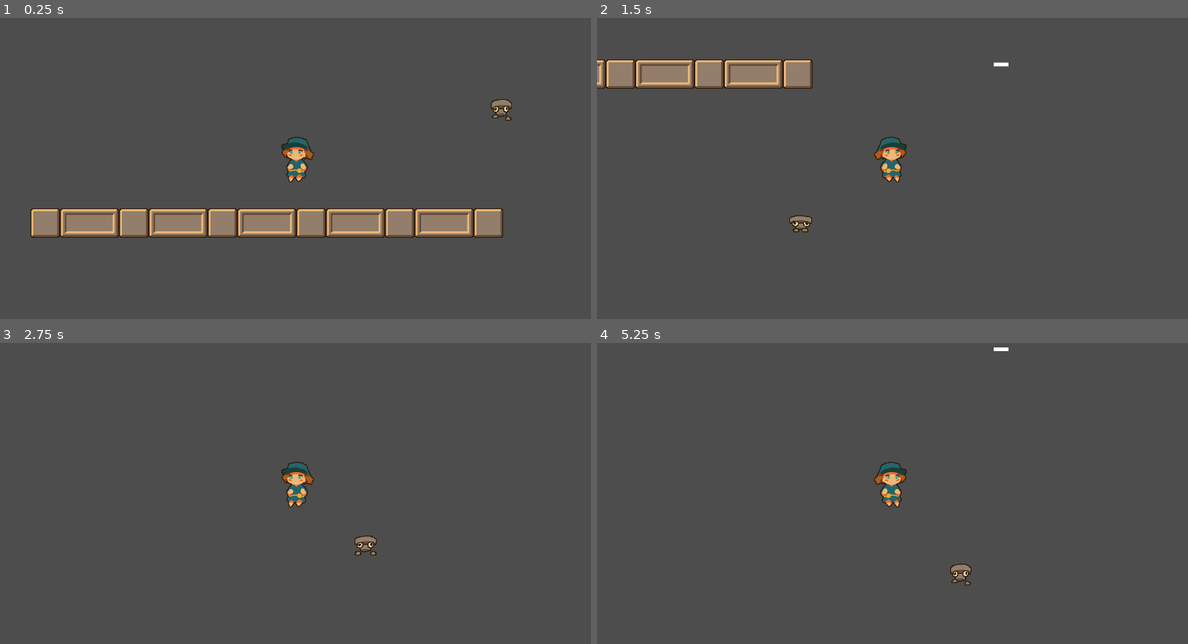
Above: before the commit, frames 1-4 (two rows, left to right).
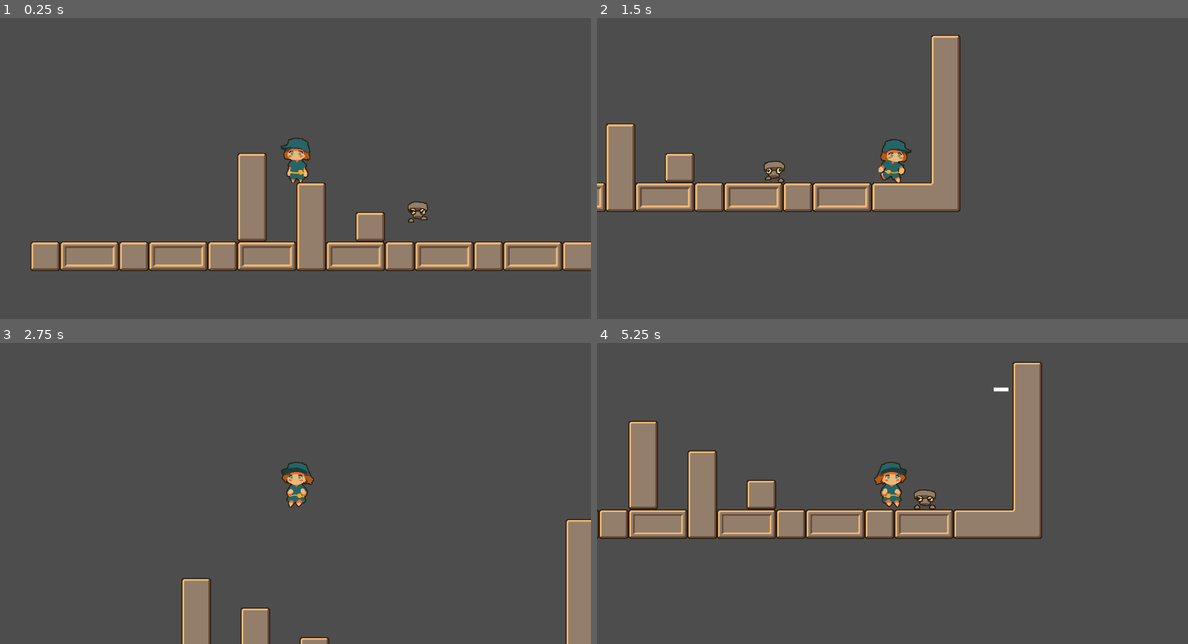
Above: after the commit, the same moments.

Repository: 3k2ng/screws
Game: Godot game, scene res://sources/scenes/demo.tscn
Two runs of this game, one before a commit and one after it. Both use one fixed random seed, a clock stepped at 60 frames per second and the inputs below. The engine's default icon, where the game draws it, is replaced by a stand-in: a white triangle on a blue panel in a dark square.
Inputs:
- Up to frame 1 (0.25 s): no input
- Up to frame 2 (1.5 s): hold Right (move_right) from 0.53 s (still down); tap Shift (dash) at 0.6 s; tap Space (jump) at 0.77, 1.07 s; tap Z (shoot) at 0.8, 1.35 s
- Up to frame 3 (2.75 s): tap Space (jump) at 1.52, 1.55, 1.82 s; release Right (move_right) at 2.03 s; hold Left (move_left) from 2.03 s (still down); hold Space (jump) from 2.03 s (still down); tap Shift (dash) at 2.3 s
- Up to frame 4 (5.25 s): release Left (move_left) at 2.78 s; release Space (jump) at 2.78 s; hold Right (move_right) 2.78-4.28 s; tap Shift (dash) at 2.85, 4.35 s; tap Space (jump) at 3.02, 3.32, 4.52, 4.82 s; tap Z (shoot) at 3.05, 3.6, 5.1 s; hold Space (jump) 3.53-4.28 s; hold Left (move_left) 4.28-5.03 s; hold Right (move_right) from 5.03 s (still down)

The runs differ from the first frame. In frame 1, 18% of the frame differs, in the area x 5-100%, y 26-85%; in frame 2, 14%; in frame 3, 3.7%; in frame 4, 13%.

Commit message:
dsui

Diff:
--- a/sources/objects/player.gd
+++ b/sources/objects/player.gd
@@ -54,6 +54,10 @@
 @export var dash_buffer_timer_max:float = 0.6
 @onready var dash_buffer_timer:float = 0
 
+@export var shoot_timer_max:float = 0.6
+@onready var shoot_timer:float = 0
+
+var is_shooting = false
 
 enum{DASH,FREE,HIT}
 
@@ -142,6 +146,11 @@
 
 func _physics_process(delta: float) -> void:
 
+	if Input.is_action_just_pressed("shoot"):
+		is_shooting = true
+	if Input.is_action_just_released("shoot"):
+		is_shooting = false
+
 	if state == DASH:
 		dash(delta)
 		dash_anim()
@@ -158,7 +167,8 @@
 
 	move_and_slide()
 
-	if Input.is_action_just_pressed("shoot"):
+	if is_shooting && shoot_timer <= 0 && state != HIT:
+		shoot_timer = shoot_timer_max
 		var nailbul = nail_bullet.instantiate()
 		nailbul.position = self.position
 		nailbul.position.y += 20
@@ -170,7 +180,12 @@
 			nailbul.set_direction(-1)
 		self.get_parent().add_child(nailbul)
 
+
+
 	# Update timers
+	if shoot_timer > 0:
+		shoot_timer -= delta
+
 	if coyote_floor_timer > 0:
 		coyote_floor_timer -= delta
 
@@ -202,24 +217,30 @@
 	elif velocity.x < 0:
 		$Sprite.flip_h = false
 
+	var bleh = ""
+
+	if is_shooting:
+		bleh = "_gun"
+
 	if is_on_floor():
 		if velocity.x == 0:
-			$Sprite.play("idle")
-		else:
-			$Sprite.play("walk")
+			$Sprite.play("idle" + bleh)
+		else:
+			$Sprite.play("walk" + bleh)
 	elif velocity.y > 0 && is_on_wall_only() && (Input.is_action_pressed("move_right") or Input.is_action_pressed("move_left")):
-		$Sprite.play("wall")
+		$Sprite.play("wall" + bleh)
 		if wall_normal_x < 0:
 			$Sprite.flip_h = false
 		else:
 			$Sprite.flip_h = true
 	else:
 		if velocity.y >= 0:
-			$Sprite.play("fall")
-		else:
-			$Sprite.play("jump")
+			$Sprite.play("fall" + bleh)
+		else:
+			$Sprite.play("jump" + bleh)
 
 func hit(knockback):
+	$Sprite.play("hurt")
 	state = HIT
 	velocity.x = knockback
 
--- a/sources/objects/player_scene.tscn
+++ b/sources/objects/player_scene.tscn
@@ -1,13 +1,20 @@
-[gd_scene load_steps=32 format=3 uid="uid://3ecgptmh5ssx"]
+[gd_scene load_steps=56 format=3 uid="uid://3ecgptmh5ssx"]
 
 [ext_resource type="Script" path="res://sources/objects/player.gd" id="1_ml32f"]
 [ext_resource type="Texture2D" uid="uid://byf26u7ytckyk" path="res://assets/sprites/mechanic/mechanic_idle.png" id="2_5odl0"]
 [ext_resource type="Texture2D" uid="uid://cpgj5qnb3j134" path="res://assets/sprites/mechanic/mechanic_fall.png" id="2_e8gdb"]
 [ext_resource type="Texture2D" uid="uid://frevjgk8v15p" path="res://assets/sprites/mechanic/mechanic_dash.png" id="2_h2y72"]
+[ext_resource type="Texture2D" uid="uid://dfp6lfvax0weu" path="res://assets/sprites/mechanic/mechanic_dash_gun.png" id="3_jal1h"]
 [ext_resource type="AudioStream" uid="uid://cfwg5666uoxx" path="res://assets/sound fx/playejrump.mp3" id="3_sk477"]
 [ext_resource type="Texture2D" uid="uid://cpccdfxw2rgaa" path="res://assets/sprites/mechanic/mechanic_run.png" id="3_st7k7"]
 [ext_resource type="Texture2D" uid="uid://h8jvuub40ju6" path="res://assets/sprites/mechanic/mechanic_jump.png" id="4_mkudg"]
+[ext_resource type="Texture2D" uid="uid://c5qxy3kj1h4x0" path="res://assets/sprites/mechanic/mechanic_fall_gun.png" id="4_sdrlk"]
 [ext_resource type="Texture2D" uid="uid://d4mplcq7kq2x1" path="res://assets/sprites/mechanic/mechanic_slide.png" id="6_337mk"]
+[ext_resource type="Texture2D" uid="uid://cydxnl4o5vxms" path="res://assets/sprites/mechanic/mechanic_hurt.png" id="6_j8rw8"]
+[ext_resource type="Texture2D" uid="uid://cghxpwvknrxk0" path="res://assets/sprites/mechanic/mechanic_idle_gun.png" id="6_wsq84"]
+[ext_resource type="Texture2D" uid="uid://csxluqrc3f8na" path="res://assets/sprites/mechanic/mechanic_jump_gun.png" id="8_gwqwn"]
+[ext_resource type="Texture2D" uid="uid://b1un0ncgi7tgi" path="res://assets/sprites/mechanic/mechanic_run_gun.png" id="10_rgbi3"]
+[ext_resource type="Texture2D" uid="uid://hjk07jw3tgxp" path="res://assets/sprites/mechanic/mechanic_slide_gun.png" id="12_7q458"]
 
 [sub_resource type="AtlasTexture" id="AtlasTexture_udsge"]
 atlas = ExtResource("2_h2y72")
@@ -25,10 +32,22 @@
 atlas = ExtResource("2_h2y72")
 region = Rect2(384, 0, 128, 128)
 
+[sub_resource type="AtlasTexture" id="AtlasTexture_sniuw"]
+atlas = ExtResource("3_jal1h")
+region = Rect2(0, 0, 128, 128)
+
 [sub_resource type="AtlasTexture" id="AtlasTexture_imeq6"]
 atlas = ExtResource("2_e8gdb")
 region = Rect2(0, 0, 128, 128)
 
+[sub_resource type="AtlasTexture" id="AtlasTexture_ctret"]
+atlas = ExtResource("4_sdrlk")
+region = Rect2(0, 0, 128, 128)
+
+[sub_resource type="AtlasTexture" id="AtlasTexture_yph78"]
+atlas = ExtResource("6_j8rw8")
+region = Rect2(0, 0, 128, 128)
+
 [sub_resource type="AtlasTexture" id="AtlasTexture_ds2e3"]
 atlas = ExtResource("2_5odl0")
 region = Rect2(0, 0, 128, 128)
@@ -45,10 +64,30 @@
 atlas = ExtResource("2_5odl0")
 region = Rect2(384, 0, 128, 128)
 
+[sub_resource type="AtlasTexture" id="AtlasTexture_mi75p"]
+atlas = ExtResource("6_wsq84")
+region = Rect2(0, 0, 128, 128)
+
+[sub_resource type="AtlasTexture" id="AtlasTexture_wnink"]
+atlas = ExtResource("6_wsq84")
+region = Rect2(128, 0, 128, 128)
+
+[sub_resource type="AtlasTexture" id="AtlasTexture_oaedd"]
+atlas = ExtResource("6_wsq84")
+region = Rect2(256, 0, 128, 128)
+
+[sub_resource type="AtlasTexture" id="AtlasTexture_ypga1"]
+atlas = ExtResource("6_wsq84")
+region = Rect2(384, 0, 128, 128)
+
 [sub_resource type="AtlasTexture" id="AtlasTexture_63pa5"]
 atlas = ExtResource("4_mkudg")
 region = Rect2(0, 0, 128, 128)
 
+[sub_resource type="AtlasTexture" id="AtlasTexture_q1l3n"]
+atlas = ExtResource("8_gwqwn")
+region = Rect2(0, 0, 128, 128)
+
 [sub_resource type="AtlasTexture" id="AtlasTexture_scamb"]
 atlas = ExtResource("3_st7k7")
 region = Rect2(0, 0, 128, 128)
@@ -79,12 +118,48 @@
 
 [sub_resource type="AtlasTexture" id="AtlasTexture_2ynql"]
 atlas = ExtResource("3_st7k7")
+region = Rect2(896, 0, 128, 128)
+
+[sub_resource type="AtlasTexture" id="AtlasTexture_iaqfe"]
+atlas = ExtResource("10_rgbi3")
+region = Rect2(0, 0, 128, 128)
+
+[sub_resource type="AtlasTexture" id="AtlasTexture_sa0fd"]
+atlas = ExtResource("10_rgbi3")
+region = Rect2(128, 0, 128, 128)
+
+[sub_resource type="AtlasTexture" id="AtlasTexture_mfbm8"]
+atlas = ExtResource("10_rgbi3")
+region = Rect2(256, 0, 128, 128)
+
+[sub_resource type="AtlasTexture" id="AtlasTexture_tpyjm"]
+atlas = ExtResource("10_rgbi3")
+region = Rect2(384, 0, 128, 128)
+
+[sub_resource type="AtlasTexture" id="AtlasTexture_1erc4"]
+atlas = ExtResource("10_rgbi3")
+region = Rect2(512, 0, 128, 128)
+
+[sub_resource type="AtlasTexture" id="AtlasTexture_rrsgn"]
+atlas = ExtResource("10_rgbi3")
+region = Rect2(640, 0, 128, 128)
+
+[sub_resource type="AtlasTexture" id="AtlasTexture_auicw"]
+atlas = ExtResource("10_rgbi3")
+region = Rect2(768, 0, 128, 128)
+
+[sub_resource type="AtlasTexture" id="AtlasTexture_7xdcv"]
+atlas = ExtResource("10_rgbi3")
 region = Rect2(896, 0, 128, 128)
 
 [sub_resource type="AtlasTexture" id="AtlasTexture_5v3th"]
 atlas = ExtResource("6_337mk")
 region = Rect2(0, 0, 128, 128)
 
+[sub_resource type="AtlasTexture" id="AtlasTexture_ivdfu"]
+atlas = ExtResource("12_7q458")
+region = Rect2(0, 0, 128, 128)
+
 [sub_resource type="SpriteFrames" id="SpriteFrames_h4shj"]
 animations = [{
 "frames": [{
@@ -111,6 +186,14 @@
 }, {
 "frames": [{
 "duration": 1.0,
+"texture": SubResource("AtlasTexture_sniuw")
+}],
+"loop": true,
+"name": &"dash_gun",
+"speed": 5.0
+}, {
+"frames": [{
+"duration": 1.0,
 "texture": SubResource("AtlasTexture_imeq6")
 }],
 "loop": true,
@@ -119,6 +202,22 @@
 }, {
 "frames": [{
 "duration": 1.0,
+"texture": SubResource("AtlasTexture_ctret")
+}],
+"loop": true,
+"name": &"fall_gun",
+"speed": 5.0
+}, {
+"frames": [{
+"duration": 1.0,
+"texture": SubResource("AtlasTexture_yph78")
+}],
+"loop": true,
+"name": &"hurt",
+"speed": 5.0
+}, {
+"frames": [{
+"duration": 1.0,
 "texture": SubResource("AtlasTexture_ds2e3")
 }, {
 "duration": 1.0,
@@ -136,6 +235,23 @@
 }, {
 "frames": [{
 "duration": 1.0,
+"texture": SubResource("AtlasTexture_mi75p")
+}, {
+"duration": 1.0,
+"texture": SubResource("AtlasTexture_wnink")
+}, {
+"duration": 1.0,
+"texture": SubResource("AtlasTexture_oaedd")
+}, {
+"duration": 1.0,
+"texture": SubResource("AtlasTexture_ypga1")
+}],
+"loop": true,
+"name": &"idle_gun",
+"speed": 5.0
+}, {
+"frames": [{
+"duration": 1.0,
 "texture": SubResource("AtlasTexture_63pa5")
 }],
 "loop": true,
@@ -144,6 +260,14 @@
 }, {
 "frames": [{
 "duration": 1.0,
+"texture": SubResource("AtlasTexture_q1l3n")
+}],
+"loop": true,
+"name": &"jump_gun",
+"speed": 5.0
+}, {
+"frames": [{
+"duration": 1.0,
 "texture": SubResource("AtlasTexture_scamb")
 }, {
 "duration": 1.0,
@@ -173,10 +297,47 @@
 }, {
 "frames": [{
 "duration": 1.0,
+"texture": SubResource("AtlasTexture_iaqfe")
+}, {
+"duration": 1.0,
+"texture": SubResource("AtlasTexture_sa0fd")
+}, {
+"duration": 1.0,
+"texture": SubResource("AtlasTexture_mfbm8")
+}, {
+"duration": 1.0,
+"texture": SubResource("AtlasTexture_tpyjm")
+}, {
+"duration": 1.0,
+"texture": SubResource("AtlasTexture_1erc4")
+}, {
+"duration": 1.0,
+"texture": SubResource("AtlasTexture_rrsgn")
+}, {
+"duration": 1.0,
+"texture": SubResource("AtlasTexture_auicw")
+}, {
+"duration": 1.0,
+"texture": SubResource("AtlasTexture_7xdcv")
+}],
+"loop": true,
+"name": &"walk_gun",
+"speed": 5.0
+}, {
+"frames": [{
+"duration": 1.0,
 "texture": SubResource("AtlasTexture_5v3th")
 }],
 "loop": true,
 "name": &"wall",
+"speed": 5.0
+}, {
+"frames": [{
+"duration": 1.0,
+"texture": SubResource("AtlasTexture_ivdfu")
+}],
+"loop": true,
+"name": &"wall_gun",
 "speed": 5.0
 }]
 
@@ -201,7 +362,7 @@
 }
 
 [sub_resource type="CapsuleShape2D" id="CapsuleShape2D_gvba4"]
-radius = 32.0
+radius = 30.0
 height = 80.0
 
 [node name="Player" type="CharacterBody2D" groups=["player"]]
@@ -211,7 +372,7 @@
 
 [node name="Sprite" type="AnimatedSprite2D" parent="."]
 sprite_frames = SubResource("SpriteFrames_h4shj")
-animation = &"dash_end"
+animation = &"hurt"
 speed_scale = 2.0
 metadata/_edit_lock_ = true
 
--- a/sources/scenes/demo.tscn
+++ b/sources/scenes/demo.tscn
@@ -18,9 +18,9 @@
 dash_speed_blocks_per_second = 8.0
 
 [node name="Screwling" parent="Field" instance=ExtResource("2_kany6")]
-position = Vector2(733, 273)
+position = Vector2(605, 422)
 
 [node name="TileMap" type="TileMap" parent="Field"]
 tile_set = ExtResource("4_aqeo7")
 format = 2
-layer_0/tile_data = PackedInt32Array(589820, 0, 3, 589821, 6 …(101 unchanged characters)… 196609, 3, 524291, 65537, 3, 524293, 0, 3, 524295, 196609, 3, 524294, 65537, 3, 524296, 0, 3, 524297, 65537, 3, 524298, 196609, 3, 524299, 0, 3)
+layer_0/tile_data = PackedInt32Array(589820, 0, 3, 589821, 6 …(101 unchanged characters)… 196609, 3, 524291, 65537, 3, 524293, 0, 2, 524295, 196609, 3, 524294, 65537, 3, 524296, 0, 3, 524297, 65537, 3, 524298, 196609, 3, 524299, 0, 3, 524300, 65537, 3, 524301, 196609, 3, 524302, 65536, 3, 524303, 131072, 3, 524304, 196608, 2, 458768, 0, 1, 393232, 0, 1, 327696, 0, 1, 262160, 0, 1, 196624, 0, 0, 458755, 0, 2, 393219, 0, 1, 327683, 0, 0, 458757, 0, 1, 393221, 0, 0, 458759, 0, 3)
